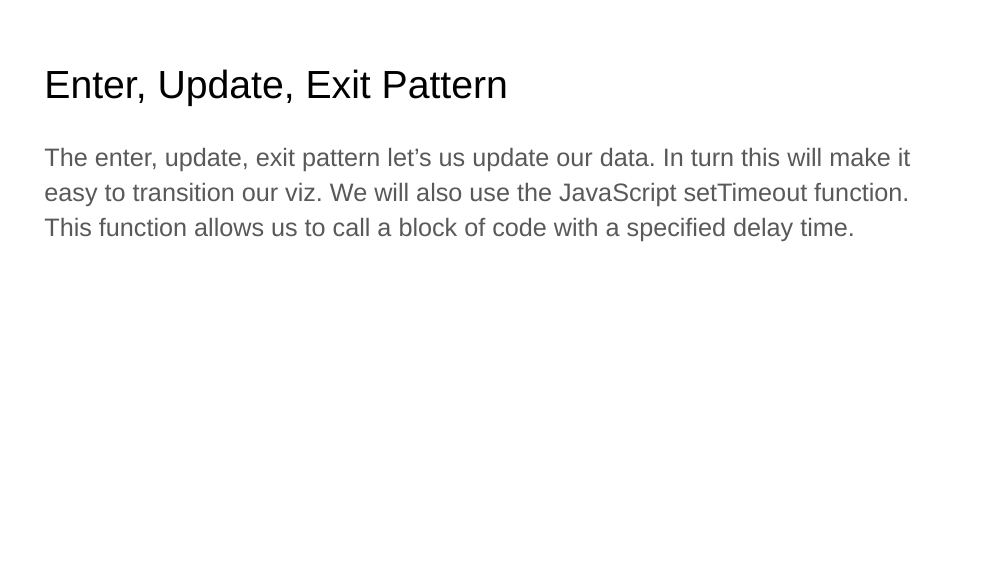
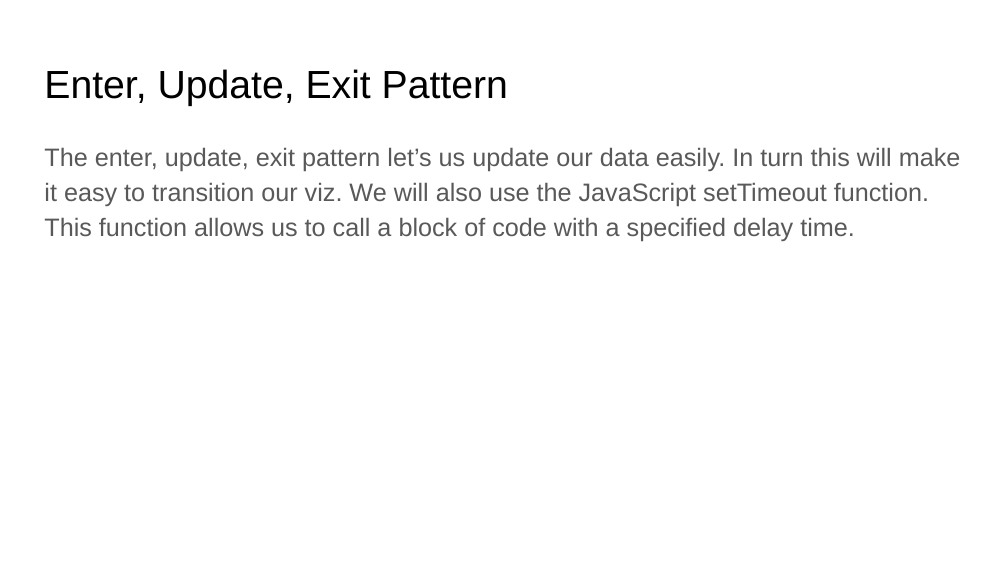
Before and after one commit to badpickle149/info474-enter-update-exit, a slide deck: slide 6 of INFO474 AU19 Lab 6.pptx. Drawn at 1008x567 pixels with LibreOffice and Linux fonts; fonts in the diff are those of the drawing. Boxes give left, top, right and bottom in pixels: in the first picture for what was removed or moved away, otherwise in the second. Text is boxed around its words. In the diff, an @@ line names an element or a change of style, - is before the commit and + after.

Commit message:
updated slides

```diff
--- a/INFO474 AU19 Lab 6.pptx
+++ b/INFO474 AU19 Lab 6.pptx
@@ text at (x1=44, y1=147, x2=961, y2=241): text changed @@
-The enter, update, exit pattern let’s us update our data. In turn this will make it easy to transition our viz. We will also use the JavaScript setTimeout function. This function allows us to call a block of code with a specified delay time.
+The enter, update, exit pattern let’s us update our data easily. In turn this will make it easy to transition our viz. We will also use the JavaScript setTimeout function. This function allows us to call a block of code with a specified delay time.
```
Also in this commit, not shown: 1 other slide changed, 1 slide added.
